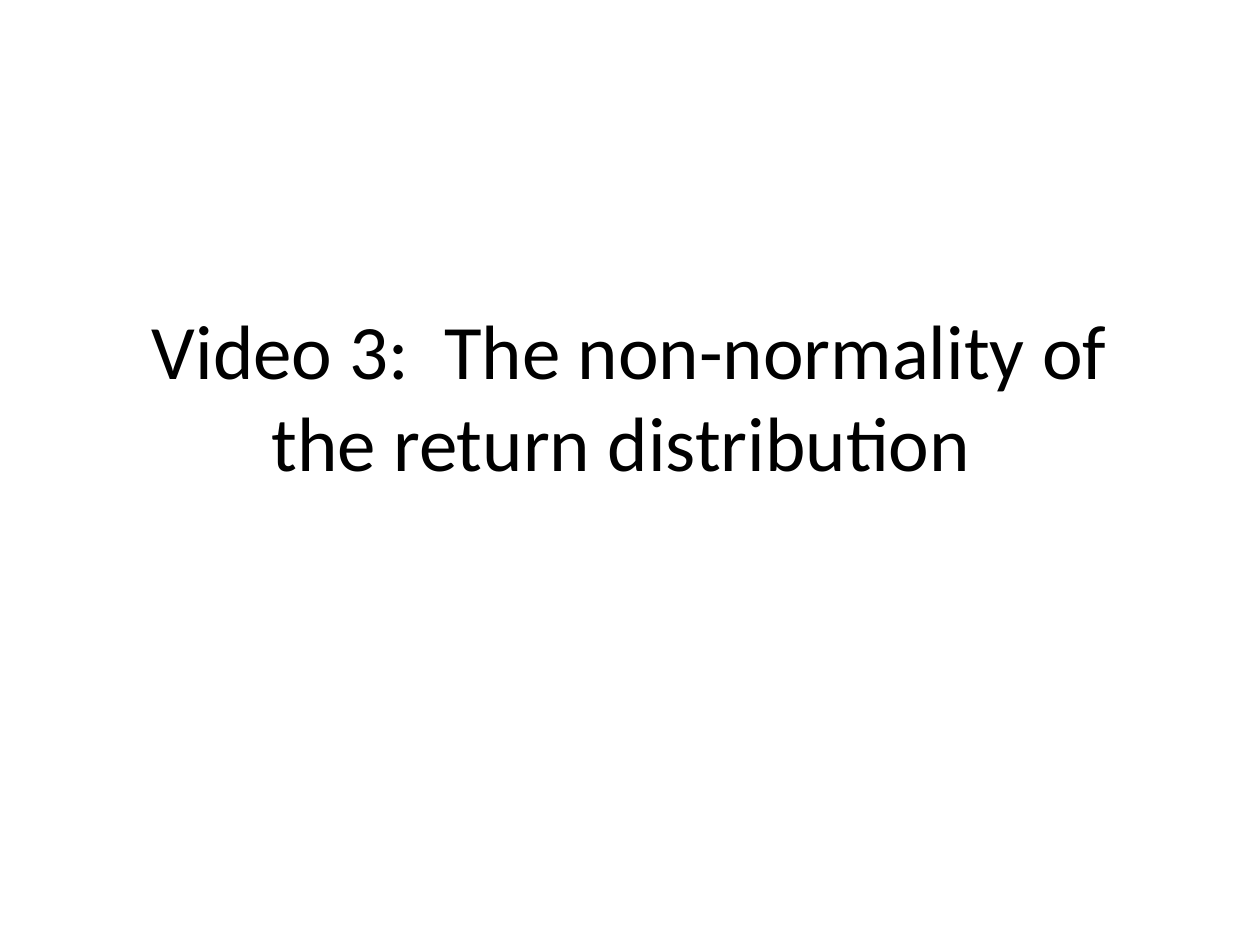
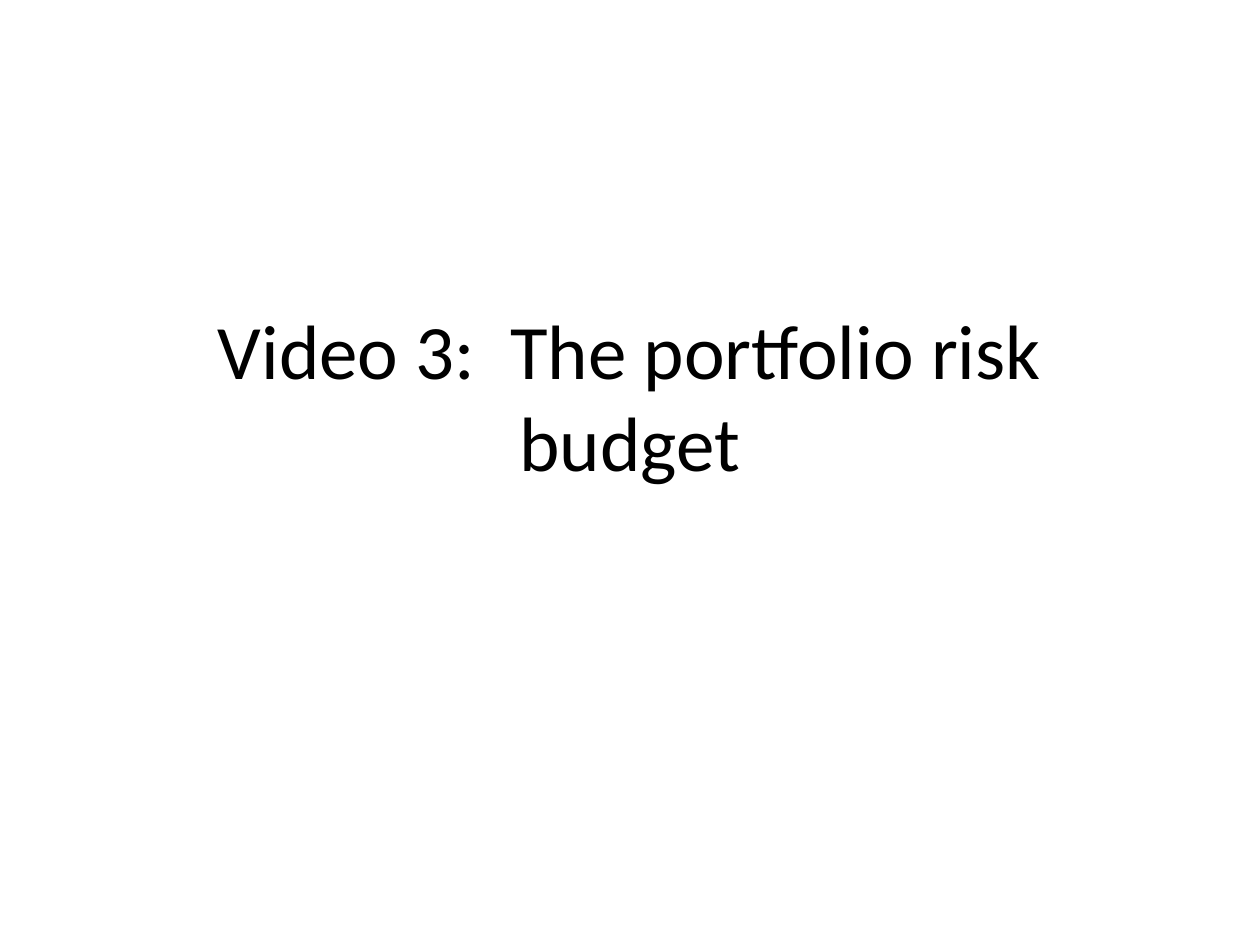
Before and after one commit to saciestudio/courses-intro-portfolio-analysis, a slide deck: slide 22 of slides_backup/Chapter3.pptx (slide 14 before the commit). Drawn at 1260x945 pixels with LibreOffice and Linux fonts; fonts in the diff are those of the drawing. Boxes give left, top, right and bottom in pixels: in the first picture for what was removed or moved away, otherwise in the second. Text is boxed around its words. In the diff, an @@ line names an element or a change of style, - is before the commit and + after.

Commit message:
chapter3 video1

```diff
--- a/slides_backup/Chapter3.pptx
+++ b/slides_backup/Chapter3.pptx
@@ title at (218,325,1040,485): text changed @@
-Video 3: The non-normality of the return distribution
+Video 3: The portfolio risk budget
```
Also in this commit, not shown: 11 slides added, 2 other files.
